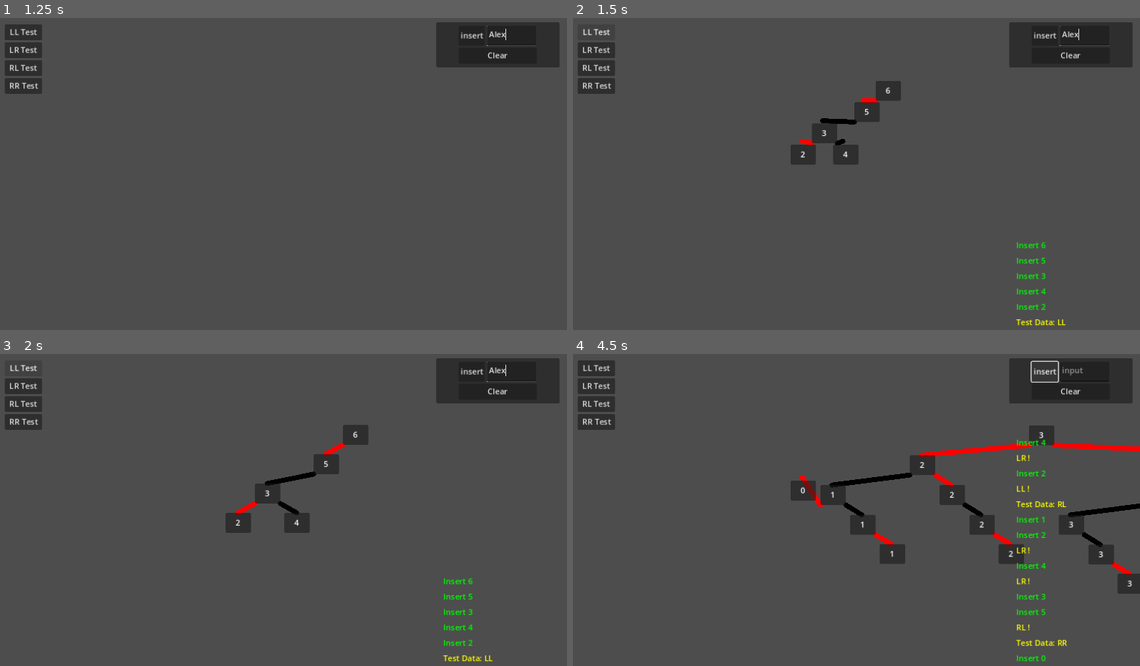
Above: before the commit, frames 1-4 (two rows, left to right).
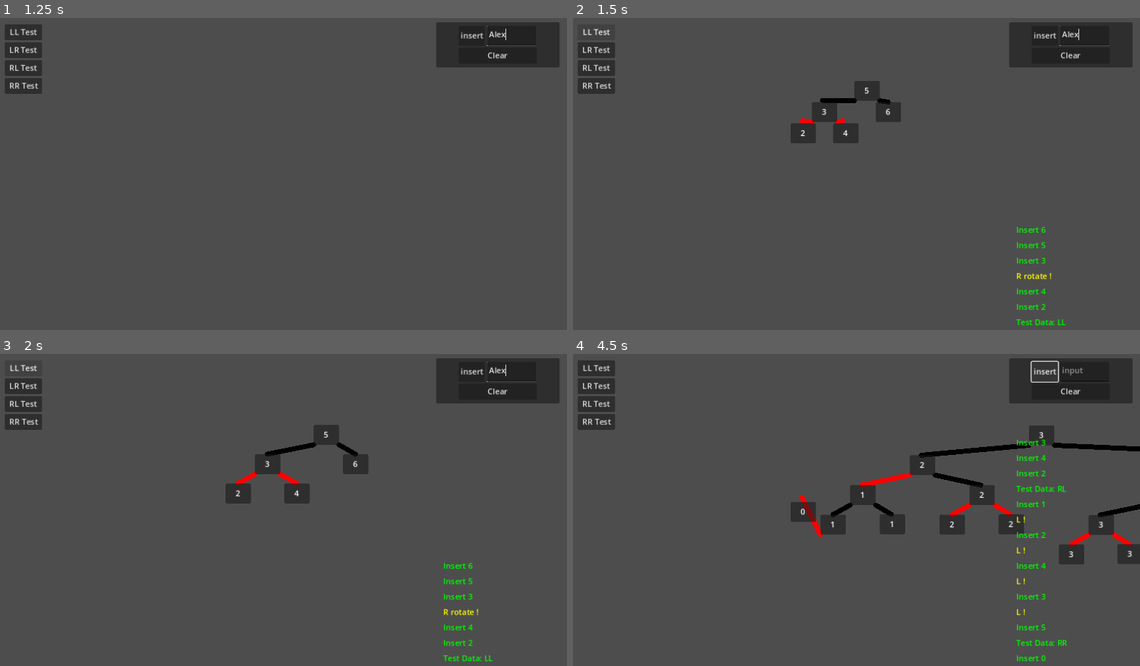
Above: after the commit, the same moments.

Repository: DennisFan11/RBtree
Game: Godot game, scene res://MainScene/MainScene.tscn
Same seed, same stepped clock (60 frames per second), same inputs: the game is played once before the commit and once after it.
Inputs (mouse positions are in pixels of both pictures, inside the frame that each line leads up to):
- Up to frame 1 (1.25 s): click (510, 36) at 0.52 s; type "Alex" at 0.6 s
- Up to frame 2 (1.5 s): click "LL Test" at 1.25 s
- Up to frame 3 (2 s): no input
- Up to frame 4 (4.5 s): click "LR Test" at 2 s; click "RL Test" at 2.75 s; click "RR Test" at 3.5 s; click "insert" at 4.25 s

Frame 1 is identical in both runs. In frame 2, 2.9% of the frame differs, in the area x 38-87%, y 20-99%; in frame 3, 3.6%; in frame 4, 7.8%, in the area x 38-100%, y 27-94%.

Commit message:
Insert finish

Diff:
--- a/MainScene/main_scene.gd
+++ b/MainScene/main_scene.gd
@@ -116,22 +116,22 @@
 func _on_ll_button_down() -> void:
 	for i in [6, 5, 3, 4, 2]: # LL
 		_insert(i)
-	message("[color=yellow]Test Data: LL [/color]")
+	message("[color=green]Test Data: LL [/color]")
 
 func _on_lr_button_down() -> void:
 	for i in [5, 1, 3, 2, 4]: # LR
 		_insert(i)
-	message("[color=yellow]Test Data: LR [/color]")
+	message("[color=green]Test Data: LR [/color]")
 
 func _on_rl_button_down() -> void:
 	for i in [1, 5, 3, 4, 2]:
 		_insert(i)
-	message("[color=yellow]Test Data: RL [/color]")
+	message("[color=green]Test Data: RL [/color]")
 
 func _on_rr_button_down() -> void:
 	for i in [1, 2, 4, 3, 5]:
 		_insert(i)
-	message("[color=yellow]Test Data: RR [/color]")
+	message("[color=green]Test Data: RR [/color]")
 
 func _on_clear_button_button_down() -> void:
 	_root = null
--- a/TreeCRUD.gd
+++ b/TreeCRUD.gd
@@ -11,11 +11,20 @@
 func _delete_treeNode(node:TreeNode): # NOTE 刪除節點
 	node.queue_free()
 func is_left_child(node:TreeNode)-> bool: # NOTE 是左節點
-	return (node.P and node.P.L == node)
+	if !node or !node.P: return false
+	return (node and node.P and node.P.L == node)
 func is_right_child(node:TreeNode)-> bool: # NOTE 是右節點
-	return (node.P and node.P.R == node)
+	return (node and node.P and node.P.R == node)
 func get_neighbor(node:TreeNode)->TreeNode:
 	return node.R if is_left_child(node) else node.L
+func get_uncle(node:TreeNode)-> TreeNode: # NOTE 取得叔叔節點
+	if node.P and node.P.P:
+		if is_left_child(node.P):
+			return node.P.P.R
+		else:
+			return node.P.P.L
+	return null
+
 #endregion
 
 #region
--- a/TreeInsert.gd
+++ b/TreeInsert.gd
@@ -1,162 +1,10 @@
 class_name TreeInsert extends TreeCRUD
 
 
-
-
-#region insert gen by o1
-#static var _root: TreeNode
-#
-#func _insert(root: TreeNode, insert_val: float) -> TreeNode:
-	#if root == null:
-		#_root = _make_treeNode(insert_val)
-		#_root.color = BLACK  # 新的根節點必須是黑色
-		#return _root
-	#
-	## 呼叫二元搜尋樹插入邏輯
-	#_insert_BST(root, insert_val)
-	#
-	## 保證最後的根節點是黑色（可能在最後修正）
-	#if _root != null:
-		#_root.color = BLACK
-	#return _root
-#
-#func _insert_BST(node: TreeNode, val: float) -> TreeNode:
-	#if node == null:
-		#var new_node = _make_treeNode(val)
-		#if _root == null:
-			#_root = new_node
-		#return new_node
-#
-	#if val < node.val:
-		#if node.L == null:
-			#node.L = _make_treeNode(val)
-			#node.L.P = node
-			#_fix_insert(node.L)
-		#else:
-			#_insert_BST(node.L, val)
-	#else:
-		#if node.R == null:
-			#node.R = _make_treeNode(val)
-			#node.R.P = node
-			#_fix_insert(node.R)
-		#else:
-			#_insert_BST(node.R, val)
-	#return node
-#
-#func _fix_insert(node: TreeNode):
-	## 若插入的節點成為根節點，設為黑色
-	#if node == _root:
-		#node.color = BLACK
-		#return
-	#
-	## 如果父節點為紅色，需要進行調整
-	#if node and node.P and node.P.color == RED:
-		#var uncle = get_neighbor(node.P)
-		#
-		## Case 1: 父節點與叔叔節點皆為紅色 => 變色並向上遞迴
-		#if node.P.P and uncle and uncle.color == RED:
-			#node.P.color = BLACK
-			#uncle.color = BLACK
-			#node.P.P.color = RED
-			#_fix_insert(node.P.P)
-		## Case 2: 父節點為紅色，叔叔節點不存在或為黑色 => 透過旋轉修正
-		#elif node.P.P:
-			#node.P.P.color = RED
-			#if node.P.P.L:
-				#node.P.P.L.color = BLACK
-			#if node.P.P.R:
-				#node.P.P.R.color = BLACK
-			#check_state(node)
-#
-#func check_state(node: TreeNode):
-	## 必須確保 node, node.P, node.P.P 存在，否則無法判斷旋轉
-	#if node == null or node.P == null or node.P.P == null:
-		#return
-#
-	## LL：node 是左節點且其父節點也是左節點
-	#if is_left_child(node) and is_left_child(node.P):
-		#MainScene.message("[color=yellow]LL ![/color]")
-		#LL(node.P.P, node.P, node.P.R)
-		#return
-#
-	## LR：node 是右節點且其父節點是左節點
-	#if is_right_child(node) and is_left_child(node.P):
-		#MainScene.message("[color=yellow]LR ![/color]")
-		#LR(node, node.P, node.P.P)
-		#return
-#
-	## RL：node 是左節點且其父節點是右節點（尚未完整實作）
-	#if is_left_child(node) and is_right_child(node.P):
-		#MainScene.message("[color=yellow]RL ![/color]")
-		## TODO: 實作 RL 旋轉
-		#return
-#
-	## RR：node 是右節點且其父節點是右節點（尚未完整實作）
-	#if is_right_child(node) and is_right_child(node.P):
-		#MainScene.message("[color=yellow]RR ![/color]")
-		## TODO: 實作 RR 旋轉
-		#return
-#
-#func LL(grandfather: TreeNode, father: TreeNode, other: TreeNode):
-	## 典型的 LL 對應 Right Rotation
-	#if grandfather == _root:
-		#_root = father
-	#else:
-		#if is_left_child(grandfather):
-			#grandfather.P.L = father
-		#else:
-			#grandfather.P.R = father
-	#father.P = grandfather.P
-#
-	#grandfather.L = other
-	#if other:
-		#other.P = grandfather
-#
-	#father.R = grandfather
-	#grandfather.P = father
-#
-	## 重新調整顏色 (示例：把新父節點設為黑色，原祖父節點設為紅色)
-	#father.color = BLACK
-	#grandfather.color = RED
-#
-#func LR(node: TreeNode, father: TreeNode, grandfather: TreeNode):
-	## 先對 father 做一次左旋
-	#father.R = node.L
-	#if node.L != null:
-		#node.L.P = father
-	#node.L = father
-	#father.P = node
-#
-	## 再對 grandfather 做一次右旋
-	#grandfather.L = node.R
-	#if node.R != null:
-		#node.R.P = grandfather
-	#node.R = grandfather
-	#
-	## 最後連接 node 與曾祖父
-	#node.P = grandfather.P
-	#if grandfather.P == null:
-		#_root = node
-	#else:
-		#if is_left_child(grandfather):
-			#grandfather.P.L = node
-		#else:
-			#grandfather.P.R = node
-#
-	#grandfather.P = node
-#
-	## 顏色調整：將 node 設為黑色，其他設為紅色（依需求可再調整）
-	#node.color = BLACK
-	#father.color = RED
-	#grandfather.color = RED
-
-#endregion
 
 #region insert
 ## interface NOTE 函數簽名不允許更動
-func insert(root:TreeNode, insert_val:float) -> TreeNode:
-	if root == null:
-		return _make_treeNode(insert_val)
+func insert(root:TreeNode, insert_val:float)-> TreeNode:
 
 	# 插入後的平衡與顏色調整
 	_root = root
@@ -164,10 +12,15 @@
 	#_root.color = BLACK # 保證根節點為黑色
 	return _root
 
+
 static var _root:TreeNode
+
 func _insert_BST(node:TreeNode, val:float) -> TreeNode:
 	if node == null:
-		return _make_treeNode(val)
+		var new_node = _make_treeNode(val)
+		new_node.color = BLACK
+		_root = new_node
+		return
 
 	if val < node.val:
 		if node.L == null:
@@ -183,86 +36,196 @@
 			_fix_insert(node.R)
 		else:
 			_insert_BST(node.R, val)
-	return node
-
-func _fix_insert(node:TreeNode): # 調整顏色,旋轉
-	if node == _root: node.color = BLACK
-	if node and node.P and node.P.color == RED: # NOTE case 1 & case 2
-		if node.P.P and get_neighbor(node.P) and get_neighbor(node.P).color == RED:
-			node.P.color = BLACK
-			get_neighbor(node.P).color = BLACK
-			node.P.P.color = RED
-			_fix_insert(node.P.P)
-		elif node.P.P: # NOTE case 2 變色
-			node.P.P.color = RED
-			if node.P.P.L:
-				node.P.P.L.color = BLACK
-			if node.P.P.R:
-				node.P.P.R.color = BLACK
-			check_state(node.P.P)
-	# NOTE 插入結束
-
-
-
-func check_state(node:TreeNode): # NOTE case 4 旋轉前判斷型態
-	if !(node.P and node.P.P):
-		return
-	## LL case 3
-	if is_left_child(node) and is_left_child(node.P): # NOTE 是左節點 & 父節點是左節點
-		MainScene.message("[color=yellow]LL ![/color]")
-		LL(node.P.P, node.P, node.P.R)
-		return
-	## LR
-	if is_right_child(node) and is_left_child(node.P): # NOTE 是右節點 & 父節點是左節點
-		MainScene.message("[color=yellow]LR ![/color]")
-		#LR(node, node.P, node.P.P) TODO
-		return
-	## RL
-	if is_left_child(node) and is_right_child(node.P): # NOTE 是左節點 & 父節點是右節點
-		MainScene.message("[color=yellow]RL ![/color]")
-		return
-	## RR
-	if is_right_child(node) and is_right_child(node.P): # NOTE 是右節點 & 父節點是右節點
-		MainScene.message("[color=yellow]RR ![/color]")
-		return
-
-func LL(grandfather:TreeNode, father: TreeNode, other: TreeNode):
-	if grandfather == _root:  # 重置根節點
-		_root = father
-	else:
-		if is_left_child(grandfather):
-			grandfather.P.L = father
-		else:
-			grandfather.P.R = father
-	grandfather.P = father
-	if other:
-		other.P = grandfather
-	grandfather.L = other
-	father.R = grandfather
-	father.P = null
-	father.L.color = RED
-	father.R.color = RED
-
-func LR(node:TreeNode, father:TreeNode, grandfather:TreeNode): # BUG
-	node.P = null
-	grandfather.P = node
-	if grandfather == _root:  # 重置根節點
-		_root = node
-	else:
-		if is_left_child(grandfather):
-			grandfather.P.L = node
-		else:
-			grandfather.P.R = node
-	father.R = node.L
-	grandfather.L = node.R
-	if node.L:
-		node.L.P = father.R
-	if node.R:
-		node.R.P = grandfather.L
-
-	_root.L = father
-	father.P = _root
-	_root.R = grandfather
-	grandfather.P = _root
+	return
+
+func _fix_insert(node:TreeNode)-> void: # 調整顏色,旋轉
+	_case1(node)
+
+func _case1(node:TreeNode):
+	if !node.P:
+		node.color = BLACK
+	else:
+		_case2(node)
+
+func _case2(node:TreeNode):
+	if (node.P.color == BLACK): return
+	else: _case3(node)
+
+func _case3(node:TreeNode):
+	if (get_uncle(node) and get_uncle(node).color == RED):
+		node.P.color = BLACK
+		get_uncle(node).color = BLACK
+		node.PP.color = RED
+		_case1(node.PP)
+	else:
+		_case4(node)
+
+func _case4(node:TreeNode):
+	if !node or !node.P or !node.PP : return
+	var last:String = ""
+	if is_right_child(node) and is_left_child(node.P):
+		rotL(node)
+		node = node.L
+	elif is_left_child(node) and is_right_child(node.P):
+		rotR(node)
+		node = node.R
+	node.P.color = BLACK # case 5
+	node.PP.color = RED
+	if is_left_child(node) and is_left_child(node.P):
+		rotR(node.P)
+	else:
+		rotL(node.P)
+
+
+
+
+
+func rotL(P:TreeNode):
+	MainScene.message("[color=yellow]L ![/color]")
+	var gp:TreeNode = P.PP
+	var fa:TreeNode = P.P
+	var y:TreeNode = P.L
+
+	# 更新父節點指向
+	if y:
+		y.P = fa
+	fa.R = y
+
+	# 更新 P 和 fa 的關係
+	P.L = fa
+	fa.P = P
+
+	# 更新 gp 的子節點指向
+	if gp:
+		if gp.L == fa:
+			gp.L = P
+		else:
+			gp.R = P
+	P.P = gp
+
+	# 更新根節點
+	if _root == fa:
+		_root = P
+
+
+func rotR(P:TreeNode):
+	MainScene.message("[color=yellow]R rotate ![/color]")
+	var gp:TreeNode = P.PP
+	var fa:TreeNode = P.P
+	var y:TreeNode = P.R
+
+	# 更新父節點指向
+	if y:
+		y.P = fa
+	fa.L = y
+
+	# 更新 P 和 fa 的關係
+	P.R = fa
+	fa.P = P
+
+	# 更新 gp 的子節點指向
+	if gp:
+		if gp.L == fa:
+			gp.L = P
+		else:
+			gp.R = P
+	P.P = gp
+
+	# 更新根節點
+	if _root == fa:
+		_root = P
+
+
+
+
+
+#
+#func LL(grandfather:TreeNode, father: TreeNode, other: TreeNode):
+	#MainScene.message("[color=yellow]LL ![/color]")
+	#father.P = grandfather.P
+	#if grandfather == _root:  # 重置根節點
+		#_root = father
+	#else:
+		#if is_left_child(grandfather):
+			#grandfather.P.L = father
+		#else:
+			#grandfather.P.R = father
+	#grandfather.P = father
+	#if other:
+		#other.P = grandfather
+	#grandfather.L = other
+	#father.R = grandfather
+	#father.P = null
+	#father.color = BLACK
+	#grandfather.color = RED
+#
+#func LR(node:TreeNode, father:TreeNode, grandfather:TreeNode): # BUG
+	#MainScene.message("[color=yellow]LR ![/color]")
+	#father.R = node.L
+	#if node.L:
+		#node.L.P = father
+	#node.L = father
+	#father.P = node
+	#grandfather.L = node.R
+	#if node.R:
+		#node.R.P = grandfather
+	#node.R = grandfather
+	#node.P = grandfather.P
+	#if grandfather.P == null:
+		#_root = node
+	#else:
+		#if is_left_child(grandfather):
+			#grandfather.P.L = node
+		#else:
+			#grandfather.P.R = node
+	#grandfather.P = node
+	#node.color = BLACK
+	#father.color = RED
+	#grandfather.color = RED
+#
+#func RL(node:TreeNode, father:TreeNode, grandfather:TreeNode): # BUG
+	#MainScene.message("[color=yellow]RL ![/color]")
+	#father.L = node.R
+	#if node.R:
+		#node.R.P = father
+	#node.R = father
+	#father.P = node
+	#grandfather.R = node.L
+	#if node.L:
+		#node.L.P = grandfather
+	#node.L = grandfather
+	#node.P = grandfather.P
+	#if grandfather.P == null:
+		#_root = node
+	#else:
+		#if is_left_child(grandfather):
+			#grandfather.P.L = node
+		#else:
+			#grandfather.P.R = node
+	#grandfather.P = node
+	#node.color = BLACK
+	#father.color = RED
+	#grandfather.color = RED
+#
+#func RR(grandfather:TreeNode, father: TreeNode, other: TreeNode):
+	#MainScene.message("[color=yellow]RR ![/color]")
+	#father.P = grandfather.P
+	#if grandfather == _root:  # 重置根節點
+		#_root = father
+	#else:
+		#if is_left_child(grandfather):
+			#grandfather.P.L = father
+		#else:
+			#grandfather.P.R = father
+	#grandfather.P = father
+	#if other:
+		#other.P = grandfather
+	#grandfather.R = other
+	#father.L = grandfather
+	#father.P = null
+	#father.color = BLACK
+	#grandfather.color = RED
+#
+
 
 #endregion
--- a/treeNode/tree_node.gd
+++ b/treeNode/tree_node.gd
@@ -5,10 +5,20 @@
 	set(new):
 		$Panel/Label.text = str(new)
 		val=new
-var P:TreeNode # 父節點
-var L:TreeNode
-var R:TreeNode
-
+var P:TreeNode: # 父節點
+	set(new):
+		P = new
+var L:TreeNode: # 節點
+	set(new):
+		L = new
+		#if new: new.P = self
+var R:TreeNode: # 節點
+	set(new):
+		R = new
+		#if new: new.P = self
+var PP:TreeNode:
+	get:
+		return P.P if P else null
 #region for insert
 
 
